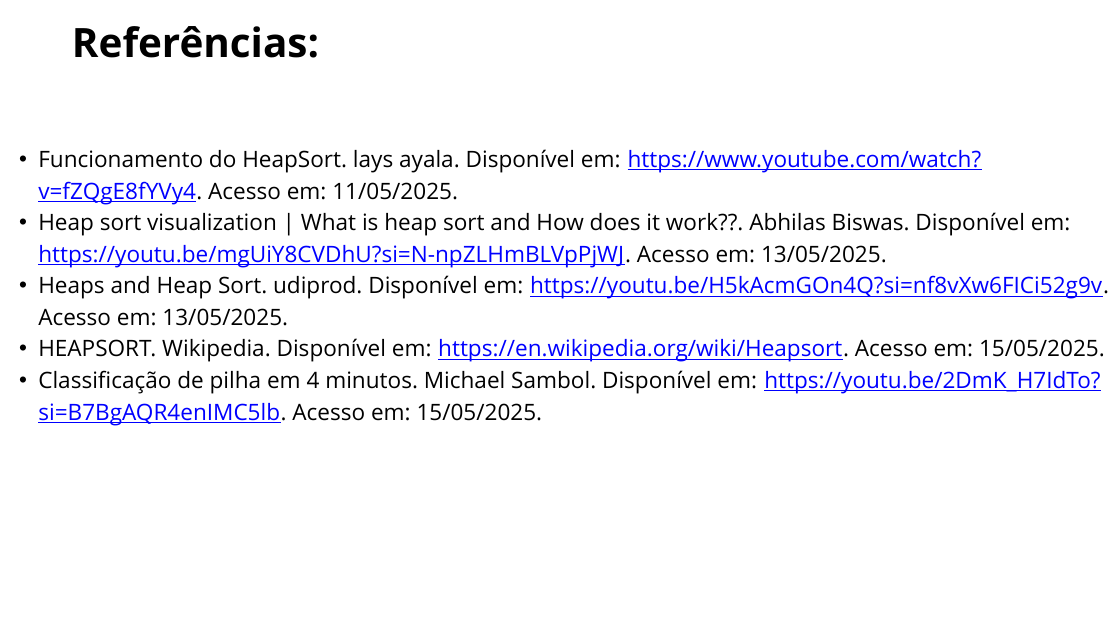
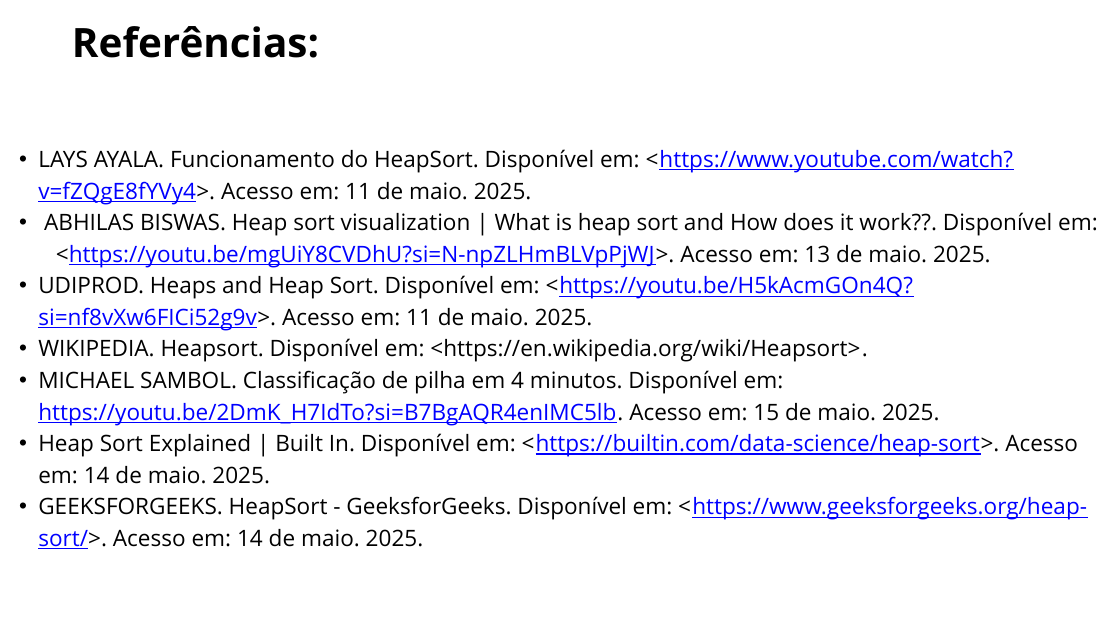
Before and after one commit to unibrasil-programacao-computadores/tp-heapsort, a slide deck: slide 77 of Heap_Sort.pptx. Drawn at 1120x630 pixels with LibreOffice and Linux fonts; fonts in the diff are those of the drawing. Boxes give left, top, right and bottom in pixels: in the first picture for what was removed or moved away, otherwise in the second. Text is boxed around its words. In the diff, an @@ line names an element or a change of style, - is before the commit and + after.

Commit message:
Ajustando referências

```diff
--- a/Heap_Sort.pptx
+++ b/Heap_Sort.pptx
@@ text at [38, 149, 1098, 549]: text changed @@
-  • Funcionamento do HeapSort. lays ayala. Disponível em: https://www.youtube.com/watch?v=fZQgE8fYVy4. Acesso em: 11/05/2025.
-  • Heap sort visualization | What is heap sort and How does it work??. Abhilas Biswas. Disponível em: https://youtu.be/mgUiY8CVDhU?si=N-npZLHmBLVpPjWJ. Acesso em: 13/05/2025.
-  • Heaps and Heap Sort. udiprod. Disponível em: https://youtu.be/H5kAcmGOn4Q?si=nf8vXw6FICi52g9v. Acesso em: 13/05/2025.
-  • HEAPSORT. Wikipedia. Disponível em: https://en.wikipedia.org/wiki/Heapsort. Acesso em: 15/05/2025.
-  • Classificação de pilha em 4 minutos. Michael Sambol. Disponível em: https://youtu.be/2DmK_H7IdTo?si=B7BgAQR4enIMC5lb. Acesso em: 15/05/2025.
+  • LAYS AYALA. Funcionamento do HeapSort. Disponível em: <https://www.youtube.com/watch?v=fZQgE8fYVy4>. Acesso em: 11 de maio. 2025.
+  • ‌ ABHILAS BISWAS. Heap sort visualization | What is heap sort and How does it work??. Disponível em: <https://youtu.be/mgUiY8CVDhU?si=N-npZLHmBLVpPjWJ>. Acesso em: 13 de maio. 2025.
+  • UDIPROD. Heaps and Heap Sort. Disponível em: <https://youtu.be/H5kAcmGOn4Q?si=nf8vXw6FICi52g9v>. Acesso em: 11 de maio. 2025.
+  • WIKIPEDIA. Heapsort. Disponível em: <https://en.wikipedia.org/wiki/Heapsort>.
+  • MICHAEL SAMBOL. Classificação de pilha em 4 minutos. Disponível em: https://youtu.be/2DmK_H7IdTo?si=B7BgAQR4enIMC5lb. Acesso em: 15 de maio. 2025.
+  • Heap Sort Explained | Built In. Disponível em: <https://builtin.com/data-science/heap-sort>. Acesso em: 14 de maio. 2025.
+  • ‌GEEKSFORGEEKS. HeapSort - GeeksforGeeks. Disponível em: <https://www.geeksforgeeks.org/heap-sort/>. Acesso em: 14 de maio. 2025.
```
